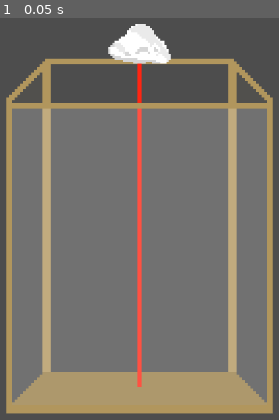
Above: before the commit, frame 1.
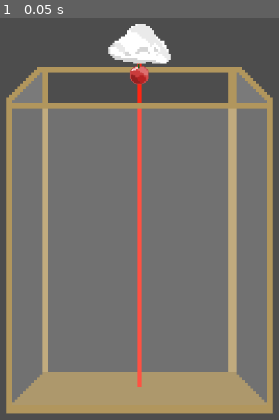
Above: after the commit, the same moment.

Repository: turtle85917/SuikaGame-Godot
Game: Godot game, scene res://Scenes/Game.tscn
Same seed, same stepped clock (60 frames per second), same inputs: the game is played once before the commit and once after it. The project has no main scene, so this scene is started directly.
Inputs:
- Up to frame 1 (0.05 s): no input

The runs differ from the first frame. In frame 1, 3.5% of the frame differs, in the area x 4-96%, y 10-89%.

Commit message:
rename: upload fruits sprite

Diff:
--- a/Scenes/Game.tscn
+++ b/Scenes/Game.tscn
@@ -3,6 +3,7 @@
 [ext_resource type="Texture2D" uid="uid://7tuwpnpttdrm" path="res://Sprites/case.png" id="1_yq2lv"]
 [ext_resource type="Texture2D" uid="uid://di8g6iv1psk23" path="res://Sprites/case_glass.png" id="2_jis63"]
 [ext_resource type="Texture2D" uid="uid://cihc0rfvs4hlv" path="res://Sprites/cloud.png" id="3_8phbk"]
+[ext_resource type="Texture2D" uid="uid://d6pi2eeqswpl" path="res://Sprites/fruits.png" id="4_waiwt"]
 
 [sub_resource type="RectangleShape2D" id="RectangleShape2D_05ed2"]
 size = Vector2(8, 436)
@@ -13,10 +14,6 @@
 [sub_resource type="RectangleShape2D" id="RectangleShape2D_e4oks"]
 size = Vector2(384, 12)
 
-[sub_resource type="CapsuleShape2D" id="CapsuleShape2D_2doj2"]
-radius = 9.0
-height = 18.0
-
 [node name="Game" type="Node2D"]
 
 [node name="Camera" type="Camera2D" parent="."]
@@ -24,7 +21,7 @@
 [node name="Wall" type="StaticBody2D" parent="."]
 
 [node name="Case" type="Sprite2D" parent="Wall"]
-position = Vector2(0, 47)
+position = Vector2(0, 53)
 scale = Vector2(4, 4)
 texture = ExtResource("1_yq2lv")
 
@@ -46,17 +43,20 @@
 position = Vector2(0, 297)
 shape = SubResource("RectangleShape2D_e4oks")
 
-[node name="CharacterBody2D" type="CharacterBody2D" parent="."]
+[node name="Line" type="Line2D" parent="."]
 position = Vector2(0, -230)
 scale = Vector2(3, 3)
-
-[node name="Line" type="Line2D" parent="CharacterBody2D"]
 points = PackedVector2Array(0, 165, 0, 0)
 width = 2.0
 default_color = Color(1, 0.145098, 0.0705882, 1)
 
-[node name="Cloud" type="Sprite2D" parent="CharacterBody2D"]
+[node name="Fruit" type="Sprite2D" parent="."]
+position = Vector2(0, -191)
+scale = Vector2(1.5, 1.5)
+texture = ExtResource("4_waiwt")
+hframes = 11
+
+[node name="Player" type="Sprite2D" parent="."]
+position = Vector2(0, -230)
+scale = Vector2(3, 3)
 texture = ExtResource("3_8phbk")
-
-[node name="Collision" type="CollisionShape2D" parent="CharacterBody2D"]
-shape = SubResource("CapsuleShape2D_2doj2")
Binary file changed: Sprites/case.png
Binary file added: Sprites/fruits.png
Not shown, added: Sprites/fruits.png.import
